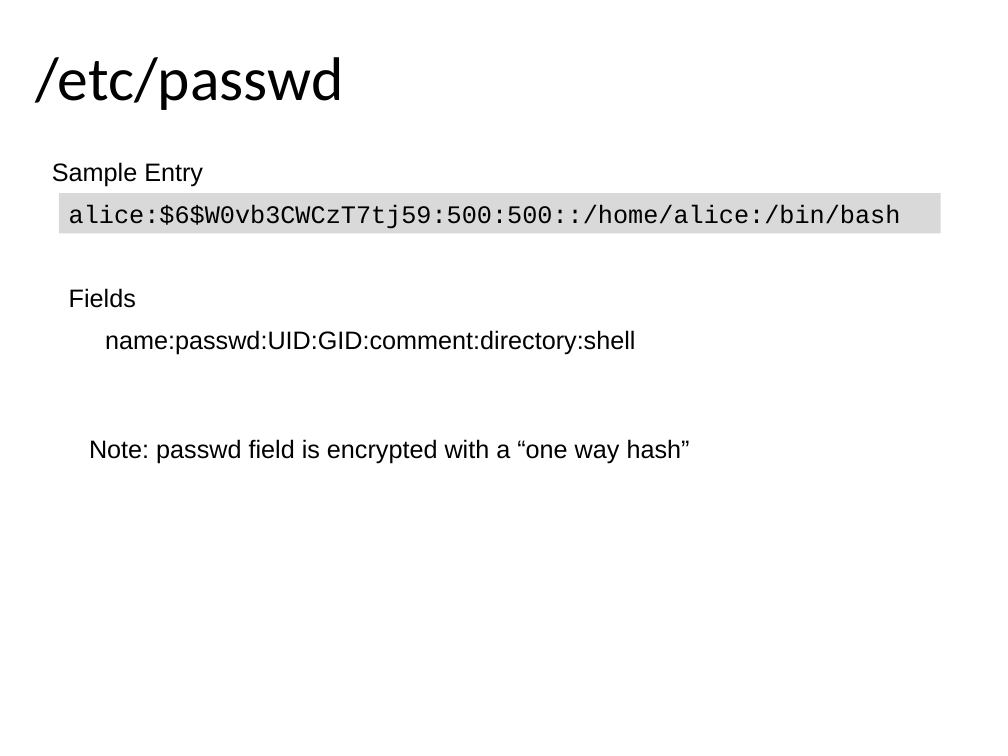
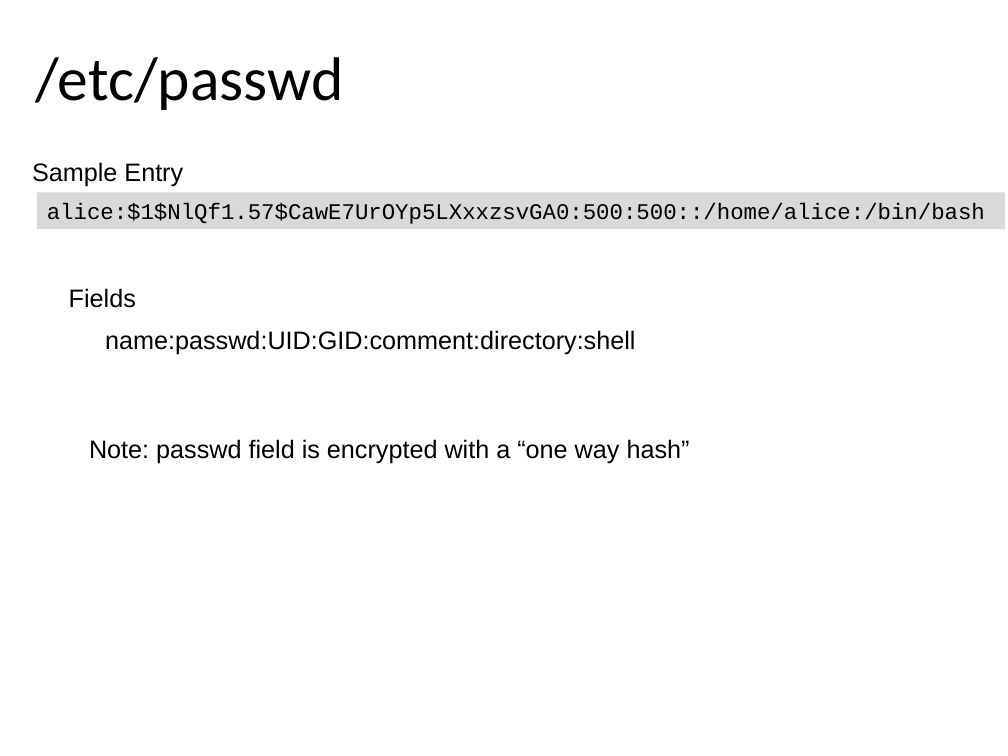
Before and after one commit to profjamesmohawk/LinAdmin, a slide deck: slide 6 of UsersAndGroups/UsersAndGroups.odp. Drawn at 1008x756 pixels with LibreOffice and Linux fonts; fonts in the diff are those of the drawing; background and template pictures are left out. Boxes give left, top, right and bottom in pixels: in the first picture for what was removed or moved away, otherwise in the second. Text is boxed around its words. In the diff, an @@ line names an element or a change of style, - is before the commit and + after.

```diff
--- a/UsersAndGroups/UsersAndGroups.odp
+++ b/UsersAndGroups/UsersAndGroups.odp
@@ text "Sample Entry": place and size @@
-text "Sample Entry" at box(52, 162, 203, 187)
+text "Sample Entry" at box(32, 162, 183, 187)
@@ rectangle "alice:$1$NlQf1.57$CawE7UrOYp5LXxxzsvGA0:500:500::/home/alice ...": place and size @@
-rectangle "alice:$1$NlQf1.57$CawE7UrOYp5LXxxzsvGA0:500:500::/home/alice ..." at box(58, 194, 940, 234)
+rectangle "alice:$1$NlQf1.57$CawE7UrOYp5LXxxzsvGA0:500:500::/home/alice ..." at box(37, 193, 1006, 230)
@@ text in rectangle at box(47, 203, 985, 224): text changed; size 18 to 16 pt @@
-alice:$6$W0vb3CWCzT7tj59:500:500::/home/alice:/bin/bash
+alice:$1$NlQf1.57$CawE7UrOYp5LXxxzsvGA0:500:500::/home/alice:/bin/bash
```
Also in this commit, not shown: 1 other slide changed, 1 slide removed, 5 other files.
